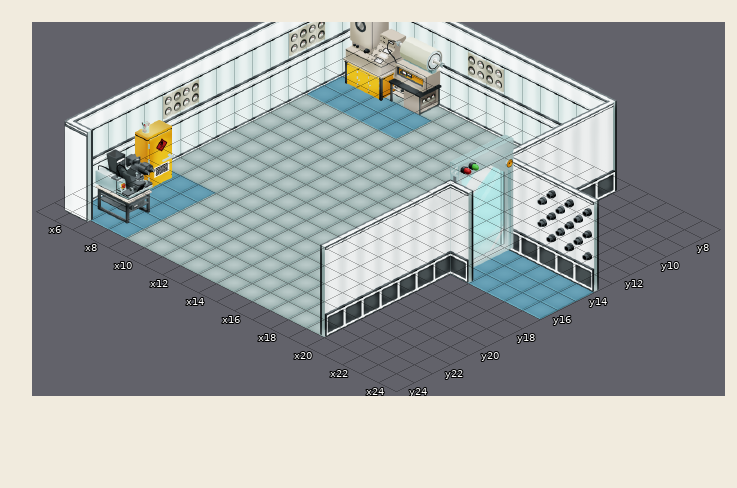
Two versions of a level (Tiled map, src/assets/demo_001_reformat.tmx). This is how it looked before the edit.
Cells are 64x32 px. Isometric: x runs down to the right, y down to the left. Shown: x 5..24, y 7..24.
The same view after the edit:
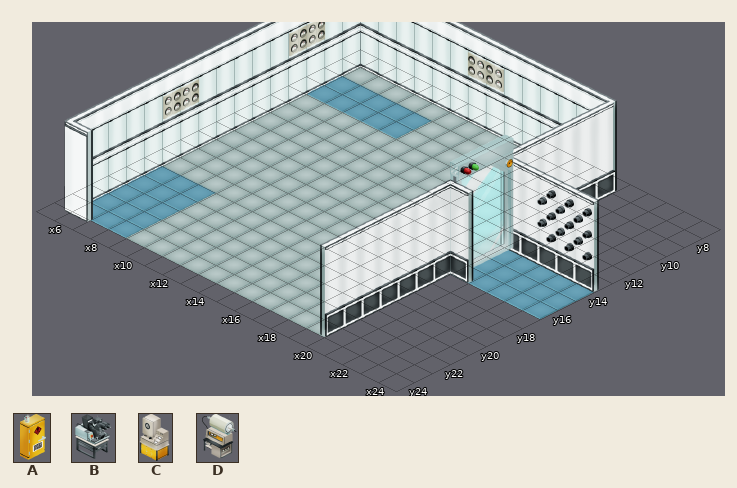
Key: from "CABINET 96X129": A 0 flipped left-right; from "aligner-machine 128X142": B 0; from "evaporator 128x185": C 0; from "furnace 128x150": D 0 flipped left-right.
_ is an empty cell.
Diff:
Layer "objects" (removed):
y 9: x 7 C -> _; x 9 D -> _
y 20: x 6 A -> _
y 23: x 7 B -> _
Boxes around the changes in both pictures, in picture pixels (x1, y1, x2, y2):
removed: (343, 22, 447, 115)
removed: (95, 120, 174, 224)
